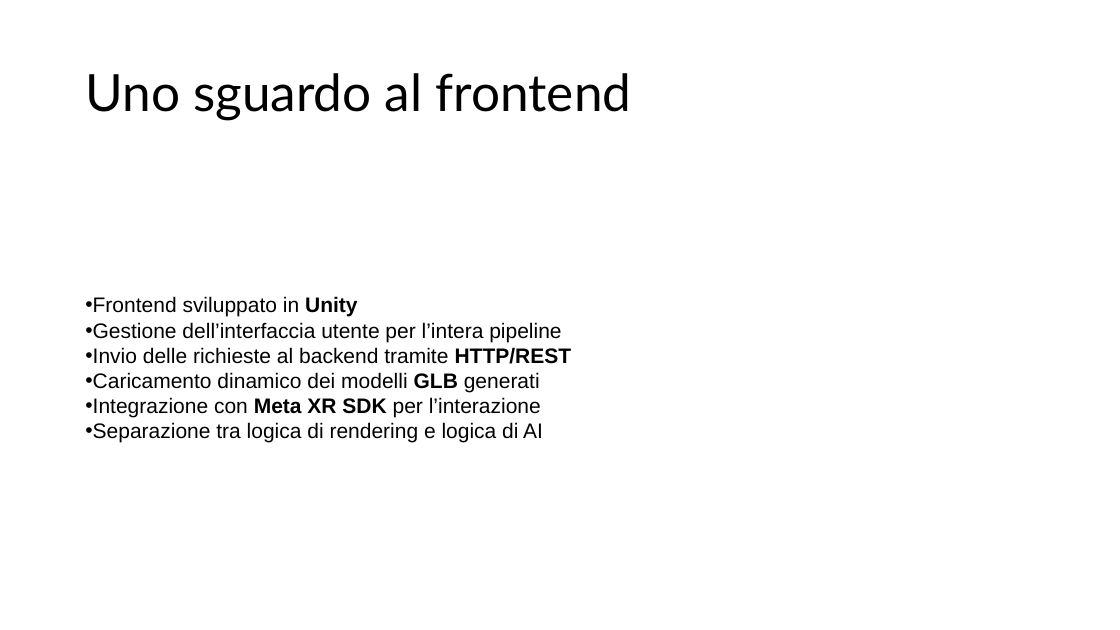
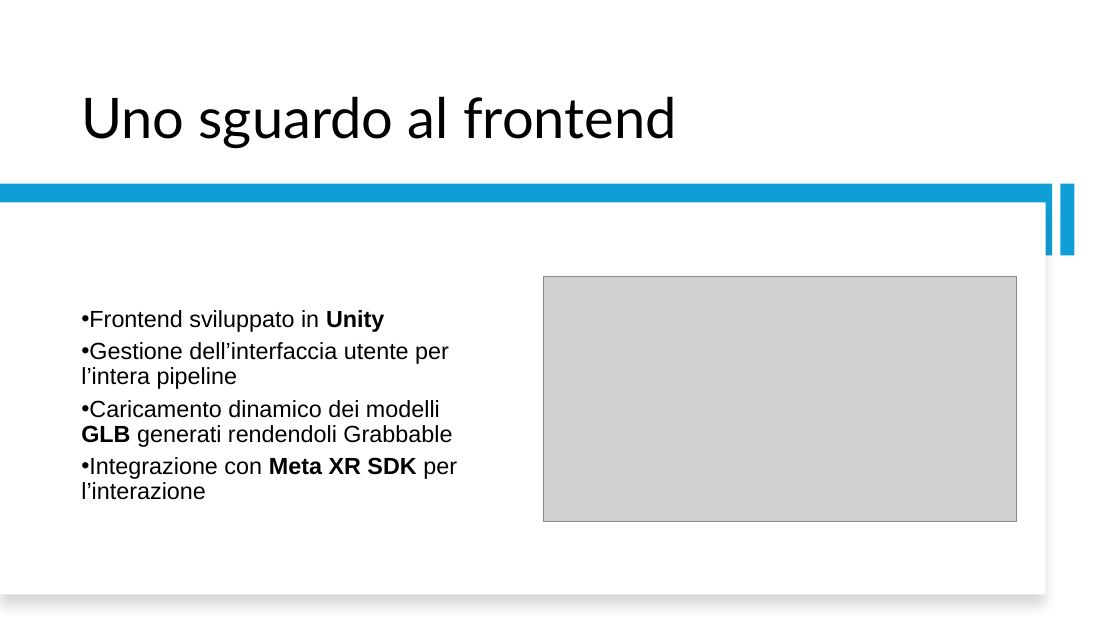
Before and after one commit to divitamarco/DigitalTwinSimulator, a slide deck: slide 8 of relazione/DigitalTwinSimulator.pptx (slide 9 before the commit). Drawn at 1120x630 pixels with LibreOffice and Linux fonts; fonts in the diff are those of the drawing; grey boxes stand for pictures. Boxes give left, top, right and bottom in pixels: in the first picture for what was removed or moved away, otherwise in the second. Text is boxed around its words. In the diff, an @@ line names an element or a change of style, - is before the commit and + after.

```diff
--- a/relazione/DigitalTwinSimulator.pptx
+++ b/relazione/DigitalTwinSimulator.pptx
@@ title "Uno sguardo al frontend" at [81, 96, 676, 148]: size 44 to 48 pt; vertical alignment middle to bottom @@
@@ rectangle added at [0, 184, 1053, 255], fill #0F9ED5 @@
@@ rectangle added at [0, 202, 1046, 595], fill #FFFFFF @@
@@ rectangle added at [1060, 184, 1075, 255], fill #0F9ED5 @@
@@ text "Frontend sviluppato in Unity": place and size @@
-text "Frontend sviluppato in Unity" at [85, 296, 572, 443]
+text "Frontend sviluppato in Unity" at [81, 310, 457, 500]
@@ picture added at [543, 276, 1016, 521] @@
@@ text at [81, 310, 457, 500]: size 18 to 20 pt in "Frontend sviluppato in Unity", "Gestione dell’interfaccia utente per l’intera pipeline", "Integrazione con Meta XR SDK per l’interazione"; line spacing 1 to 0.9; more space between paragraphs @@
@@ text at [81, 400, 452, 447]: text changed; size 18 to 20 pt @@
-• Invio delle richieste al backend tramite HTTP/REST
-• Caricamento dinamico dei modelli GLB generati
+• Caricamento dinamico dei modelli GLB generati rendendoli Grabbable
@@ text at [85, 422, 543, 443]: paragraph removed @@
-• Separazione tra logica di rendering e logica di AI
```
Also in this commit, not shown: 8 other slides changed, 2 slides removed.
